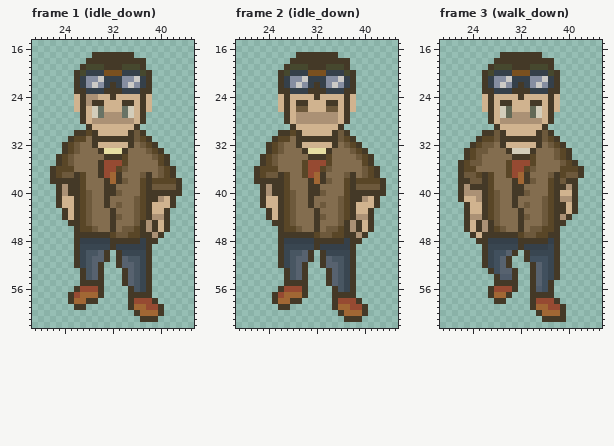
Pixel-art file -- Assets/Sprites/Ase/character.aseprite. Above: the version before the commit.
64x64 pixels, 65 frames. Shown: frame 1 (idle_down): x 19..45, y 15..62; frame 2 (idle_down): x 19..45, y 15..62; frame 3 (walk_down): x 19..45, y 15..62. The commit also changed other frames, which this record leaves out.
And afterwards:
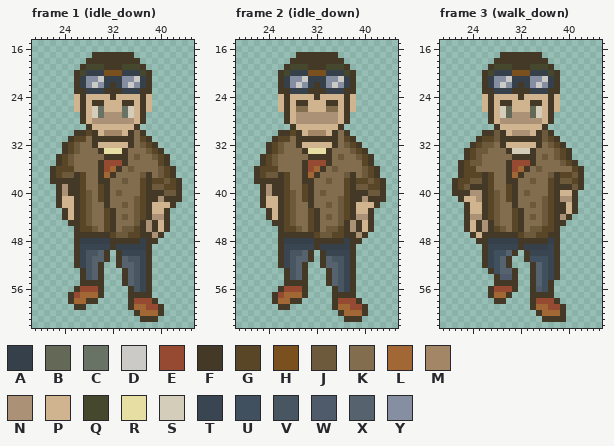
Palette (. is transparent): A #35404a  B #636956  C #697365  D #cccac6  E #964a32  F #443927  G #594627  H #7a501f  J #6d593c  K #836d4f  L #a16734  M #a38665  N #ab9175  P #d0b38f  Q #46482e  R #e6dea2  S #d3cdba  T #394651  U #41505e  V #485662  W #4f5b6a  X #57626f  Y #868ea1
From old to new:
Changed rows in their new state; - is an unchanged pixel.
Frame 1 (idle_down), layers "default/head", "default/arm_right/front", "default/body":
first column x 37:
18 .
first column x 28:
24 PP
25 P-
first column x 30:
30 -MMM--K-------
31 ------K-------
34 ----F-J-------
35 ----F---------
36 --LFKJ--------
37 -LFK----------
38 F-KK-------J--
39 G-K--------GG-
40 G-K--------JJ-
41 G----------F-F
42 ---KJ---------
43 -G------------
44 -G-KJ---------
45 -G------------
46 -G------------
Frame 2 (idle_down), layers "default/head", "default/arm_right/front", "default/body":
first column x 37:
18 .
first column x 29:
26 KK---KK
first column x 30:
30 -MMM--K-------
31 ------K-------
34 ----F-J-------
35 F---F---------
36 F-LFKJ--------
37 FLFK----------
38 F-KK-------J--
39 G-K--------GG-
40 G-K--------JJ-
41 G----------F-F
42 ---KJ---------
43 -G------------
44 -G-KJ---------
45 -G------------
46 -G------------
Frame 3 (walk_down), layers "default/head", "default/arm_left/back", "default/body":
first column x 37:
18 .
first column x 31:
30 NNN
first column x 21:
34 -------------F-J------
35 ---------F---F--------
36 ---------F-LFKJ---KK--
37 --GG-----FLFK------G--
38 FGG------F-KK------JGF
39 FGJ------G-K-------FJF
40 F-F------G-K----------
41 ---------G------------
42 ------------KJ--------
43 ----------G-----------
44 ----------G-KJ--------
45 ----------G-----------
46 ----------G-----------
